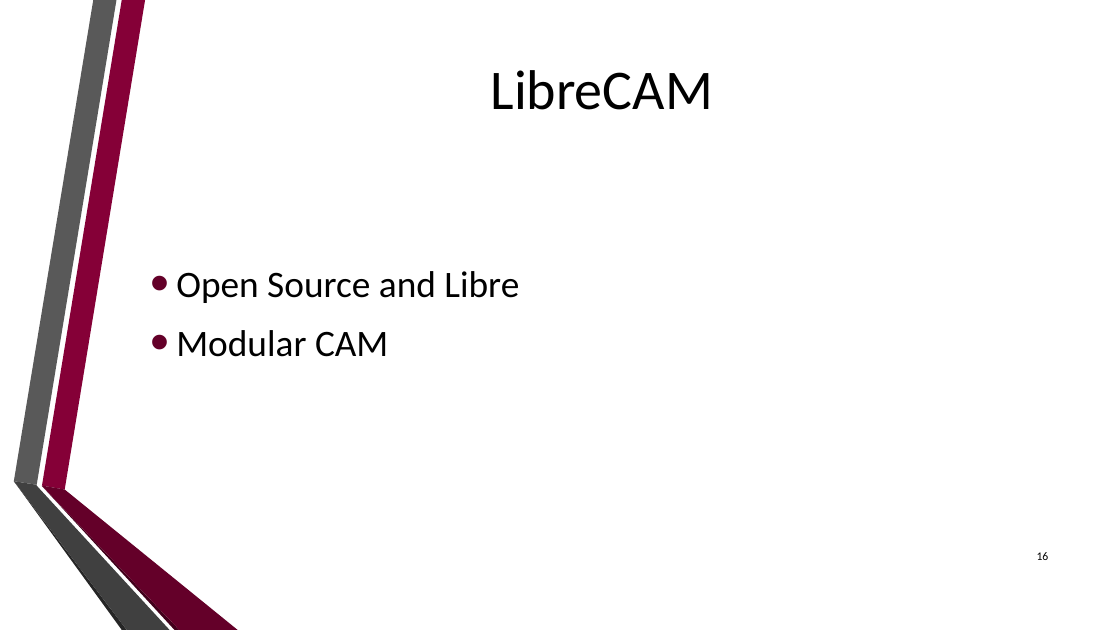
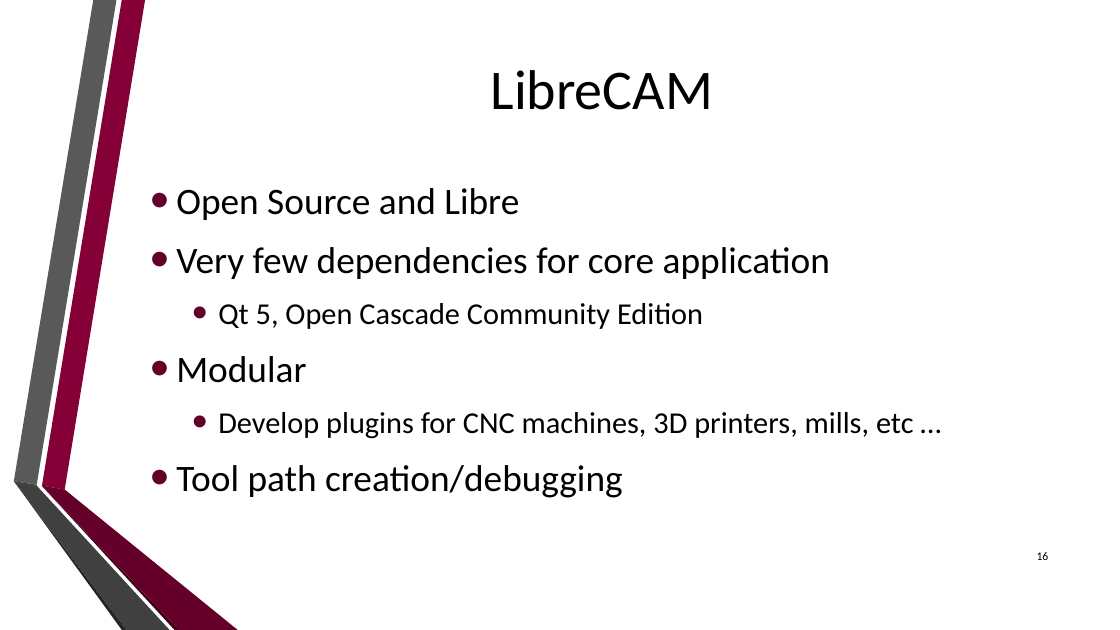
Before and after one commit to dan-olsen/SeniorDesign, a slide deck: slide 16 of Presentations/DesignPres/DesignPres-75.pptx. Drawn at 1120x630 pixels with LibreOffice and Linux fonts; fonts in the diff are those of the drawing; background and template pictures are left out. Boxes give left, top, right and bottom in pixels: in the first picture for what was removed or moved away, otherwise in the second. Text is boxed around its words. In the diff, an @@ line names an element or a change of style, - is before the commit and + after.

```diff
--- a/Presentations/DesignPres/DesignPres-75.pptx
+++ b/Presentations/DesignPres/DesignPres-75.pptx
@@ text at (176,247,914,498): text changed; size 32 to 26 pt @@
-• Modular CAM
+• Very few dependencies for core application
+  • Qt 5, Open Cascade Community Edition
+• Modular
+  • Develop plugins for CNC machines, 3D printers, mills, etc …
+• Tool path creation/debugging
```
Also in this commit, not shown: 6 other slides changed.
